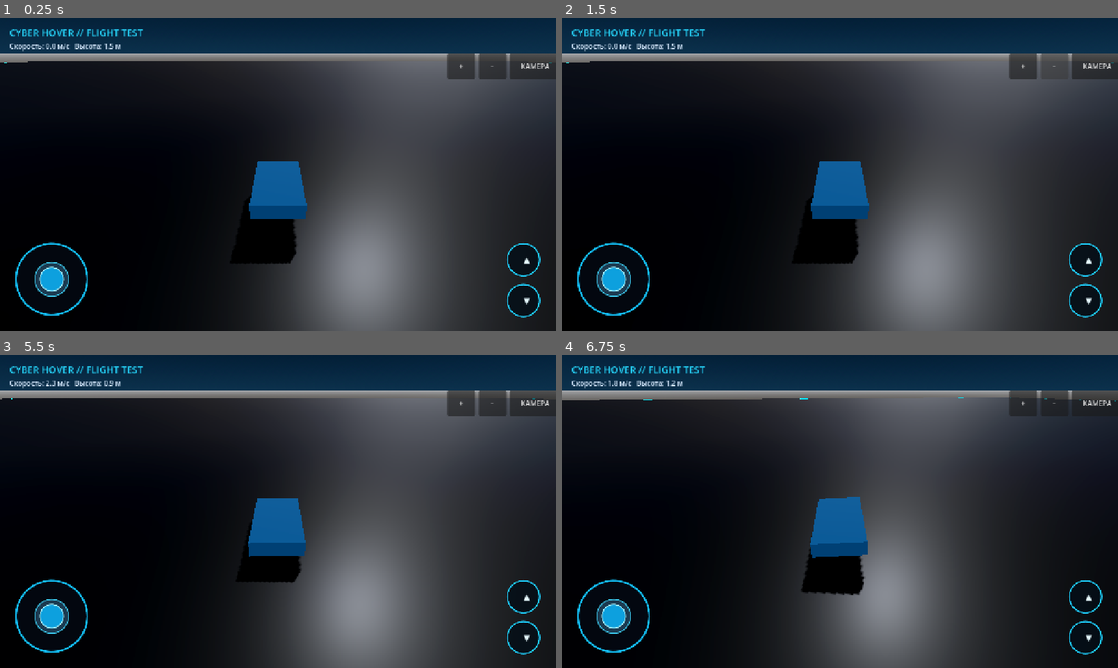
Above: before the commit, frames 1-4 (two rows, left to right).
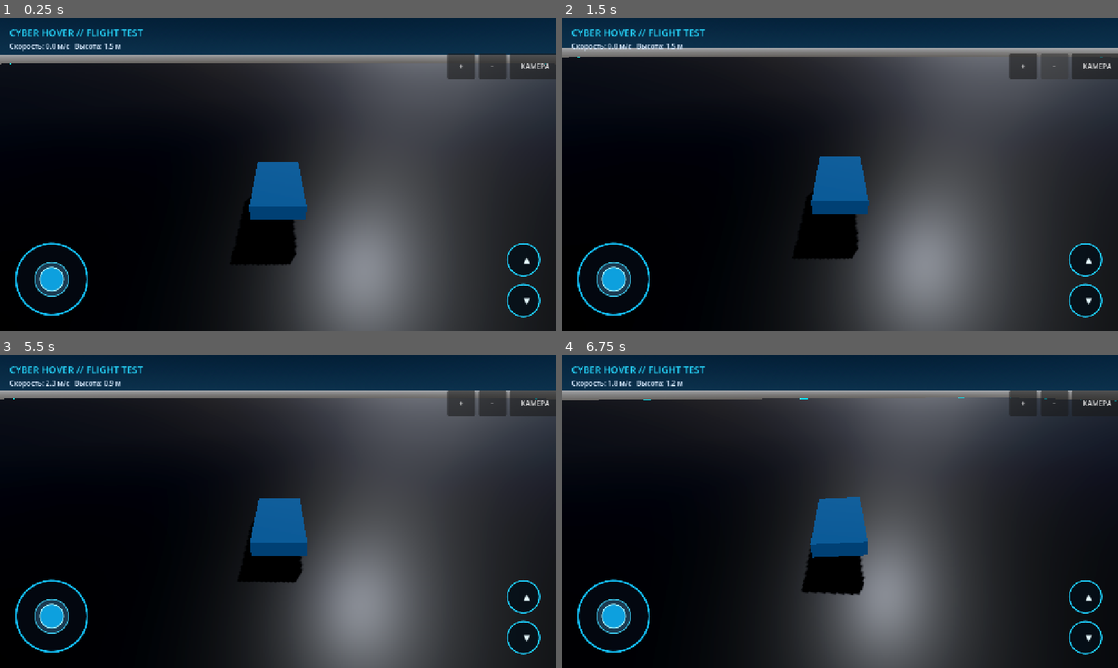
Above: after the commit, the same moments.

Repository: a89526425040-creator/CyberHoverDemo
Game: Godot game, scene res://main.tscn
The game is run twice, just before and just after one commit, with the same random seed, the same clock (stepped at 60 frames per second) and the same inputs.
Inputs (mouse positions are in pixels of both pictures, inside the frame that each line leads up to):
- Up to frame 1 (0.25 s): no input
- Up to frame 2 (1.5 s): click "+" at 0.5 s; click "−" at 1.25 s
- Up to frame 3 (5.5 s): click "КАМЕРА" at 2 s; click "ВОЗВРАТ" at 2.75 s; tap Enter at 3.5 s; move the mouse to (400, 495) at 3.52 s; hold D 3.53-4.25 s; tap Ctrl at 3.6, 5.1 s; click (400, 495) at 3.67 s; tap Space at 3.77 s; drag from (166, 527) to (250, 574) at 4.27 s; move the mouse to (333, 442) at 5.02 s; hold D from 5.03 s (still down)
- Up to frame 4 (6.75 s): release D at 5.75 s; drag from (812, 574) to (673, 464) at 5.77 s; move the mouse to (1006, 558) at 6.52 s; hold A from 6.53 s (still down); tap Ctrl at 6.6 s

The runs differ from the first frame. In frame 1, 0.9% of the frame differs, in the area x 0-100%, y 11-80%; in frame 2, 4.3%, in the area x 0-100%, y 9-79%; in frame 3, 0.2%; in frame 4, less than 0.1%.

Commit message:
Smooth chase camera orientation independently

Diff:
--- a/scripts/world.gd
+++ b/scripts/world.gd
@@ -475,7 +475,11 @@
     flat_forward = flat_forward.normalized()
     var flat_right := Vector3.UP.cross(flat_forward).normalized()
     var desired := vehicle_transform.origin + Vector3.UP * vertical_offset - flat_forward * (rear_offset + horizontal_offset)
+    # Position follows the interpolated body directly; orientation is damped
+    # independently to avoid tiny heading changes being amplified as camera jitter.
     camera.global_position = desired
-    camera.look_at(target, Vector3.UP)
+    var desired_camera_transform := camera.global_transform.looking_at(target, Vector3.UP)
+    var camera_blend := 1.0 - exp(-10.0 * delta)
+    camera.global_basis = camera.global_basis.slerp(desired_camera_transform.basis, camera_blend).orthonormalized()
     _update_engine_effects()
     telemetry.text = "Скорость: %.1f м/с   Высота: %.1f м" % [vehicle.linear_velocity.length(), vehicle.global_position.y]
